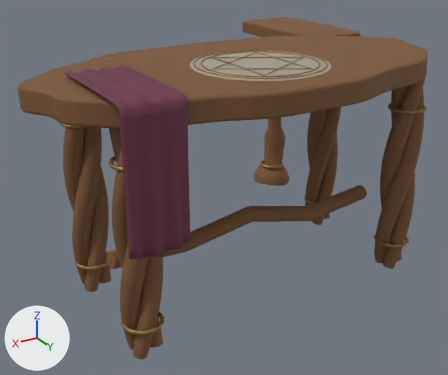
Two versions of the FBX model unity/GloomhavenVR.Assets/Assets/Bundle/TownServices/Furniture/enchantress.fbx, one commit apart.
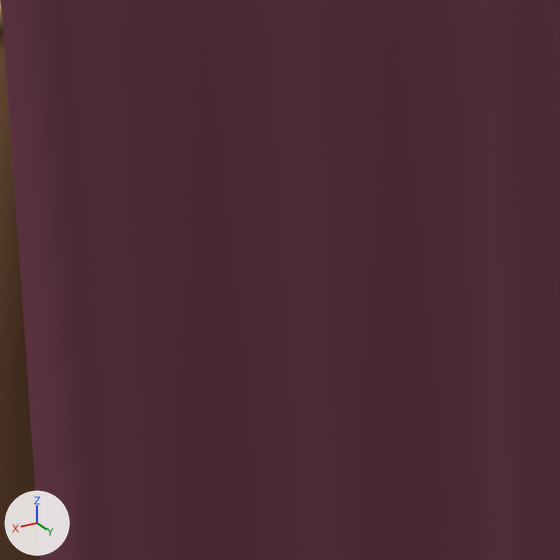
The first picture shows the older version from a 50 mm camera at (1.34, 2.015, 1.46) aimed at (0.011, -0.2, 0.352). The close-ups show the older and then the newer version on the part from 27% to 42% of the width and 45% to 62% of the height of that picture. Only the edits that show in the close-ups are written down. Lighting does not change. The marker at lower left points along +X, +Y and +Z. Where no turn or scale is listed for an object, it has been applied to the vertices.

In view in the first close-up: 'ClothRunner_-60_AltarCloth', 'GroundSupport00_Twisted root support_DarkWood' and 1 more.
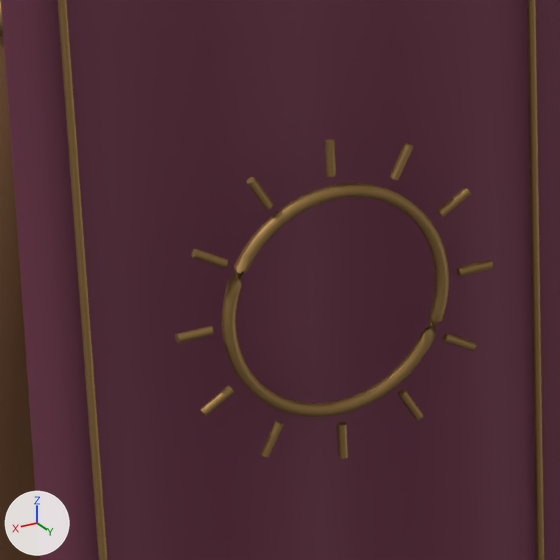
Pixel boxes (x1, y1, x2, y2) of what changed, in the close-ups (560 x 560 px):
'ClothDecoration_-60', added: after (58, 0, 544, 560)

The change, as a diff of the scene's bpy script:
```diff
--- a/unity/GloomhavenVR.Assets/Assets/Bundle/TownServices/Furniture/enchantress.fbx.py
+++ b/unity/GloomhavenVR.Assets/Assets/Bundle/TownServices/Furniture/enchantress.fbx.py
@@ me_runner_sun_embroidery @@
+me_runner_sun_embroidery.from_pydata(...)  # 662 vertices, 618 faces; spans x 0.507..0.693, y -0.116..0.403, z 0.469..0.981
+me_runner_sun_embroidery.materials.append(mat_brass)  # brown #a07e4b
@@ ob_clothdecoration__60 @@
+ob_clothdecoration__60 = bpy.data.objects.new('ClothDecoration_-60', me_runner_sun_embroidery)
+ob_clothdecoration__60.location = (0.0, 0.0, 0.0)
```
